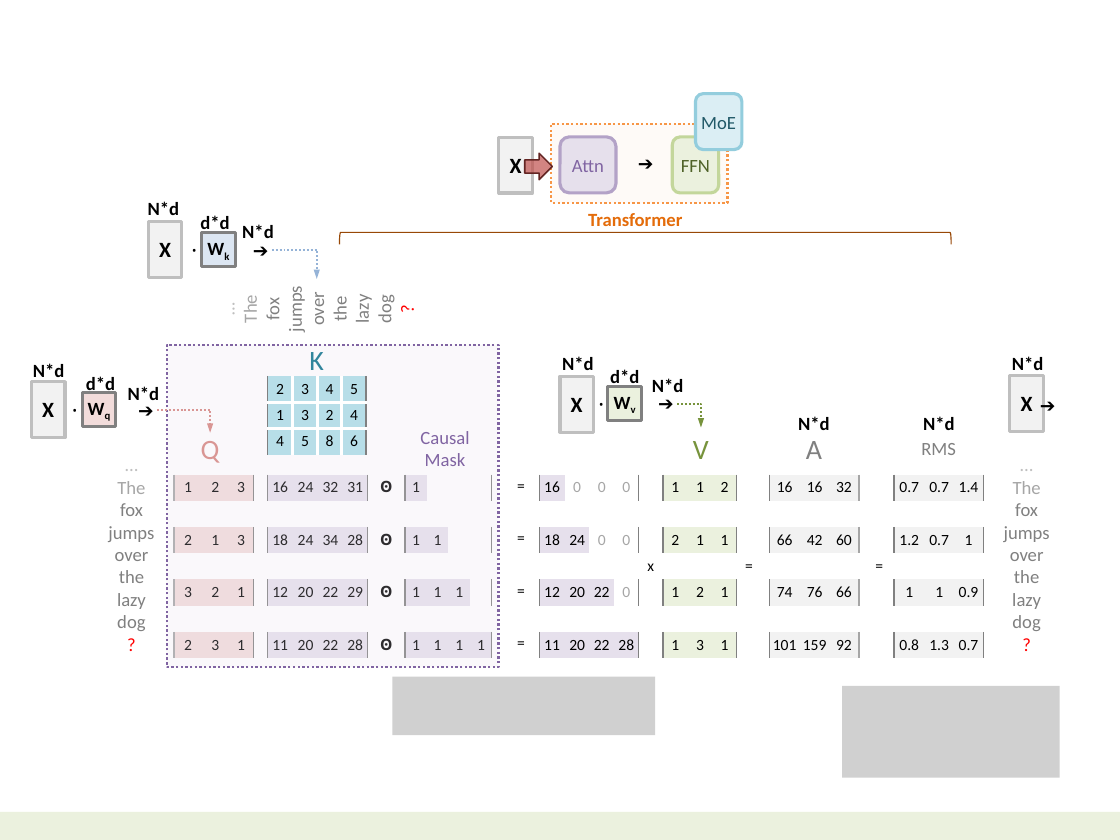
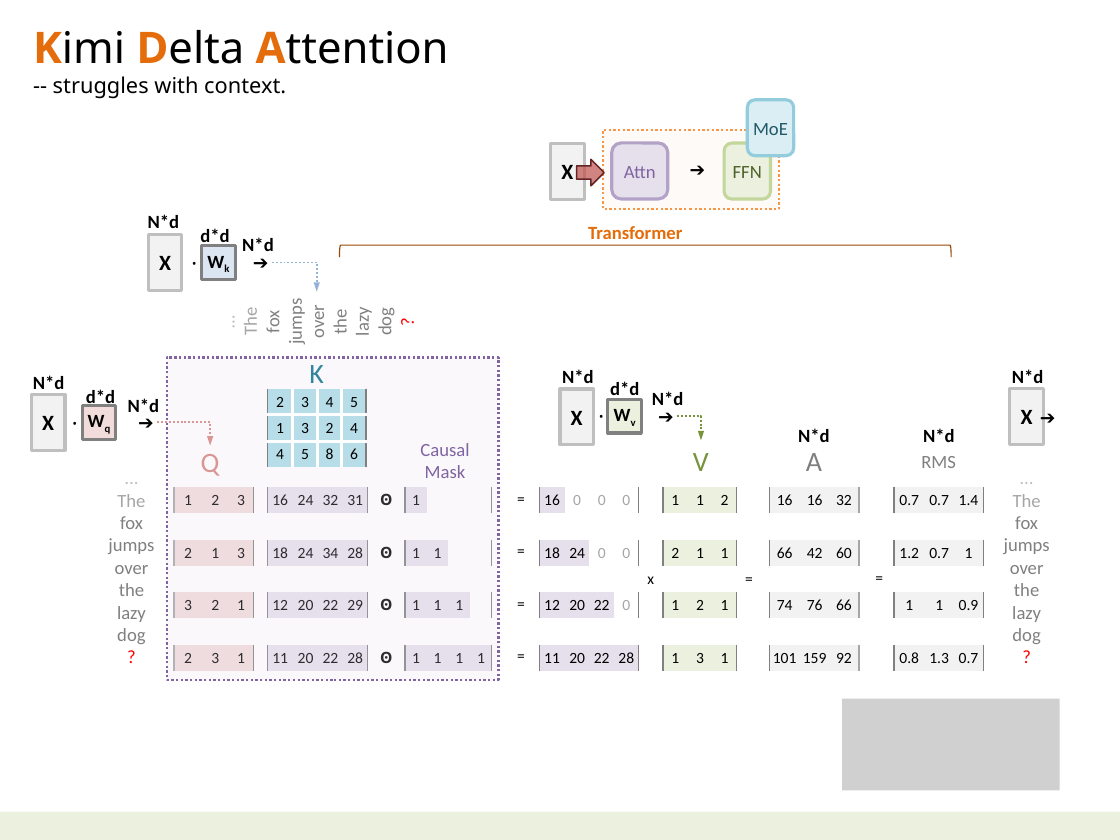
Before and after one commit to navibator/crazy-ai, a slide deck: slide 4 of temp.pptx (slide 3 before the commit). Drawn at 1120x840 pixels with LibreOffice and Linux fonts; fonts in the diff are those of the drawing; grey boxes stand for pictures. Boxes give left, top, right and bottom in pixels: in the first picture for what was removed or moved away, otherwise in the second. Text is boxed around its words. In the diff, an @@ line names an element or a change of style, - is before the commit and + after.

Commit message:
temp-kimi-v3

```diff
--- a/temp.pptx
+++ b/temp.pptx
@@ text added at (33, 30, 449, 99), 14 pt, text #000000 @@
+Kimi Delta Attention
+-- struggles with context.
@@ rounded rectangle "FFN": place and size @@
-rounded rectangle "FFN" at (672, 137, 718, 193)
+rounded rectangle "FFN" at (725, 143, 771, 199)
@@ 2 rounded rectangles, 2 rectangles, 1 text, 1 down arrow: place and size @@
-2 rounded rectangles, 2 rectangles, 1 text, 1 down arrow at (500, 94, 741, 204)
+2 rounded rectangles, 2 rectangles, 1 text, 1 down arrow at (551, 100, 793, 209)
@@ 16 texts, 5 tables, 5 rectangles, 2 elbow arrows: place and size @@
-16 texts, 5 tables, 5 rectangles, 2 elbow arrows at (31, 213, 1050, 668)
+16 texts, 5 tables, 5 rectangles, 2 elbow arrows at (31, 226, 1050, 680)
@@ picture removed at (392, 676, 655, 735) @@
@@ 14 texts, 3 rectangles, 2 tables, 1 left bracket, 1 elbow arrow, 1 picture: place and size @@
-14 texts, 3 rectangles, 2 tables, 1 left bracket, 1 elbow arrow, 1 picture at (86, 201, 1060, 777)
+14 texts, 3 rectangles, 2 tables, 1 left bracket, 1 elbow arrow, 1 picture at (86, 214, 1060, 791)
```
Also in this commit, not shown: 2 other slides changed, 1 slide added, 2 other files.
